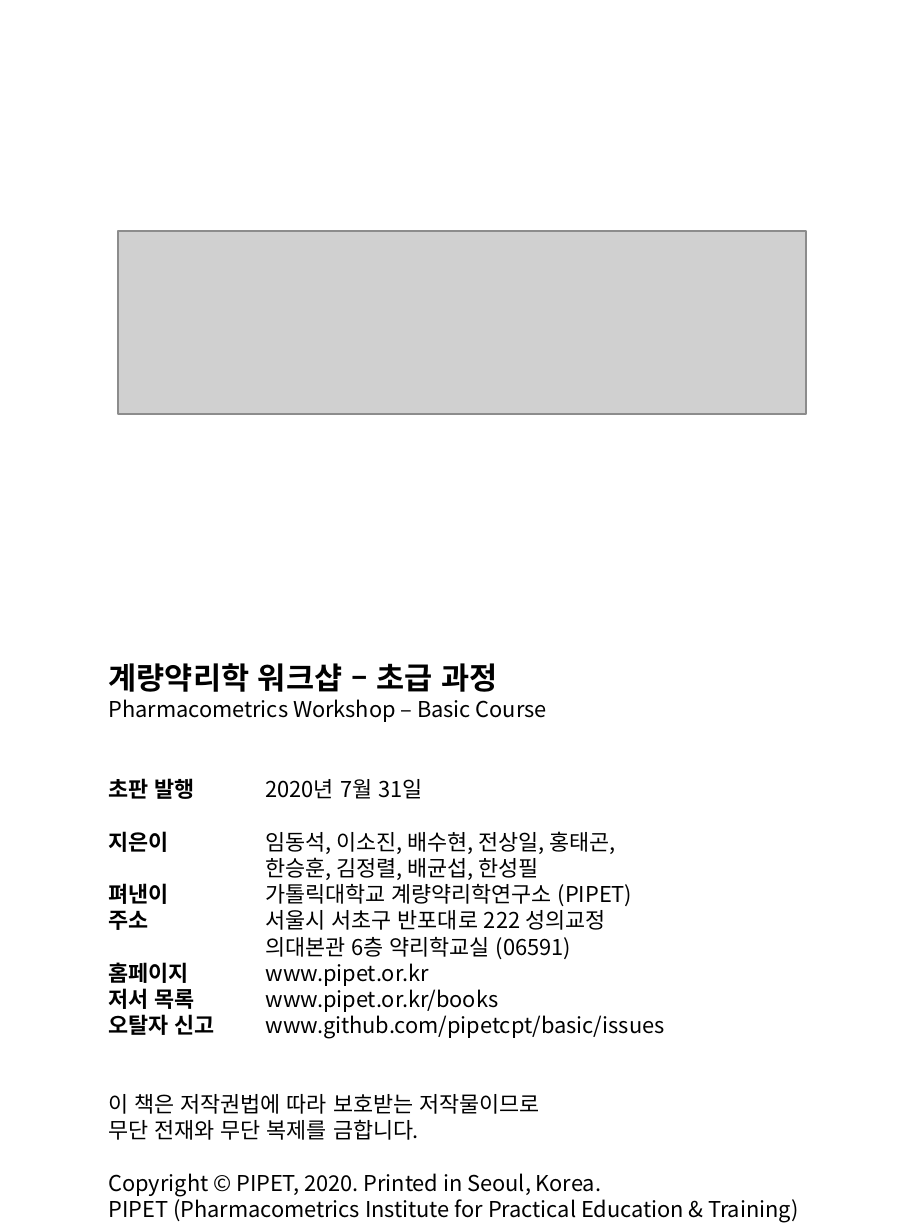
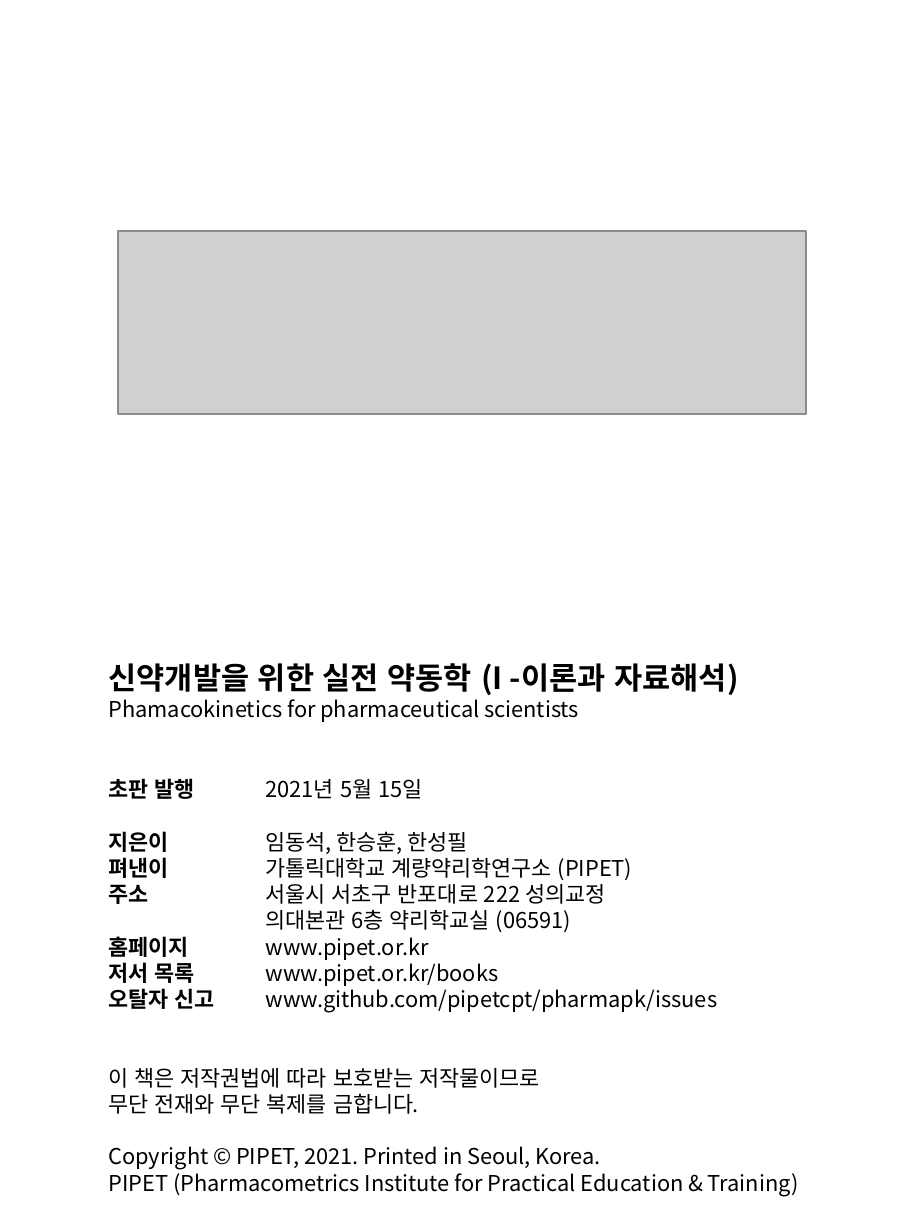
Before and after one commit to pipetcpt/pharmapk, a slide deck: slide 1 of images/pipet.pptx. Drawn at 924x1232 pixels with LibreOffice and Linux fonts; fonts in the diff are those of the drawing; grey boxes stand for pictures. Boxes give left, top, right and bottom in pixels: in the first picture for what was removed or moved away, otherwise in the second. Text is boxed around its words. In the diff, an @@ line names an element or a change of style, - is before the commit and + after.

```diff
--- a/images/pipet.pptx
+++ b/images/pipet.pptx
@@ text at box(109, 663, 738, 854): text changed @@
-계량약리학 워크샵 – 초급 과정
-Pharmacometrics Workshop – Basic Course
-초판 발행 2020년 7월 31일
-지은이 임동석, 이소진, 배수현, 전상일, 홍태곤,
-한승훈, 김정렬, 배균섭, 한성필
+신약개발을 위한 실전 약동학 (I -이론과 자료해석)
+Phamacokinetics for pharmaceutical scientists
+초판 발행 2021년 5월 15일
+지은이 임동석, 한승훈, 한성필
@@ text at box(266, 985, 718, 1013): text changed @@
-오탈자 신고 www.github.com/pipetcpt/basic/issues
+오탈자 신고 www.github.com/pipetcpt/pharmapk/issues
@@ text at box(109, 1146, 601, 1170): text changed @@
-Copyright © PIPET, 2020. Printed in Seoul, Korea.
+Copyright © PIPET, 2021. Printed in Seoul, Korea.
```
Also in this commit, not shown: 20 other files.
